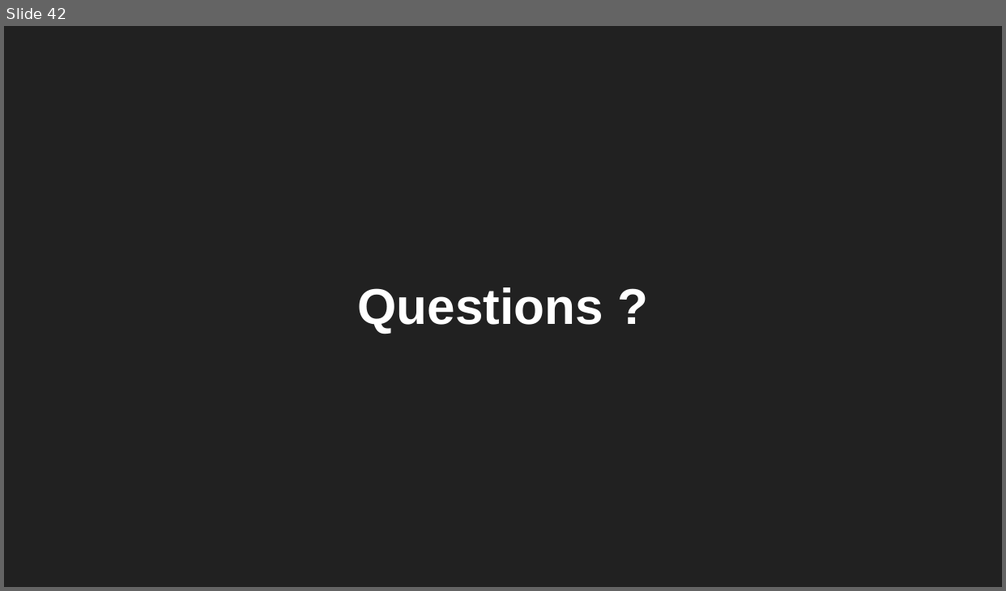
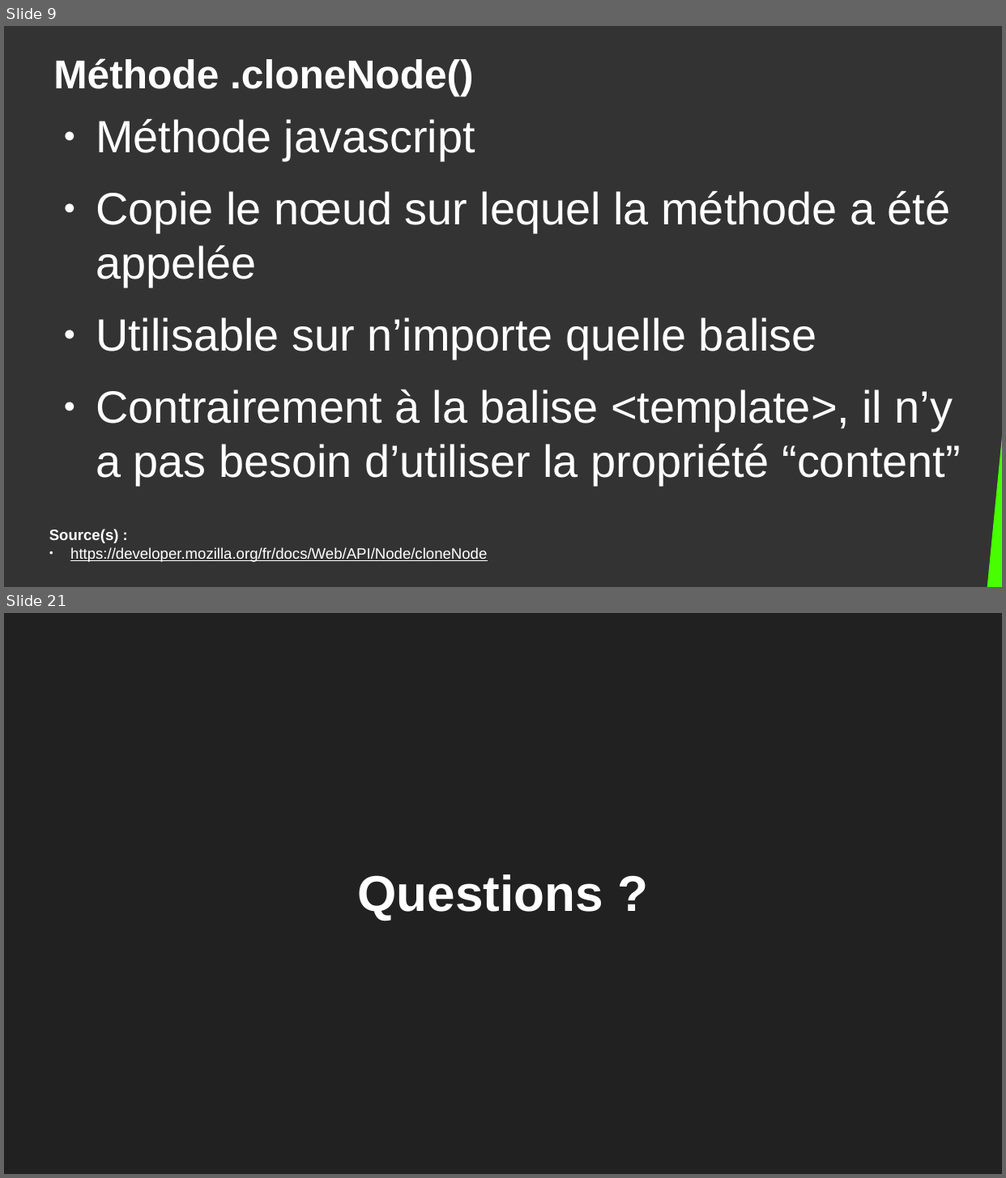
Before and after one commit to DanYellow/cours, a slide deck: developpement-front-s5/travaux-pratiques/numero-4/presentation.odp. Shown one above the other, each under a label of ours: slide 42 before the commit, slides 9 and 21 after it; the slides between them are not shown. The pictures are 1006x591 and 1006x1178 pixels, drawn with LibreOffice and Linux fonts; fonts in the diff are those of the drawing. Boxes give left, top, right and bottom in pixels: in the first picture for what was removed or moved away, otherwise in the second. Text is boxed around its words. In the diff, an @@ line names an element or a change of style, - is before the commit and + after.

```diff
--- a/developpement-front-s5/travaux-pratiques/numero-4/presentation.odp
+++ b/developpement-front-s5/travaux-pratiques/numero-4/presentation.odp
@@ slide 9 added at (4,26,1002,587), background #333333 @@
@@ title added at (53,58,474,96), 32 pt, text #FFFFFF, bold @@
+Méthode .cloneNode()
@@ text added at (96,119,960,485), 36 pt, text #FFFFFF @@
+● Méthode javascript
+● Copie le nœud sur lequel la méthode a été appelée
+● Utilisable sur n’importe quelle balise
+● Contrairement à la balise <template>, il n’y a pas besoin d’utiliser la propriété “content”
@@ right triangle added at (985,293,1002,587), fill #47FF00 @@
@@ text added at (49,529,487,562), 12 pt, text #FFFFFF, underline @@
+Source(s) :
+● https://developer.mozilla.org/fr/docs/Web/API/Node/cloneNode
@@ what was slide 42 is now slide 21 @@
```
Also in this commit, not shown: 4 slides changed, 14 other slides added, 36 slides removed, 10 other files.
